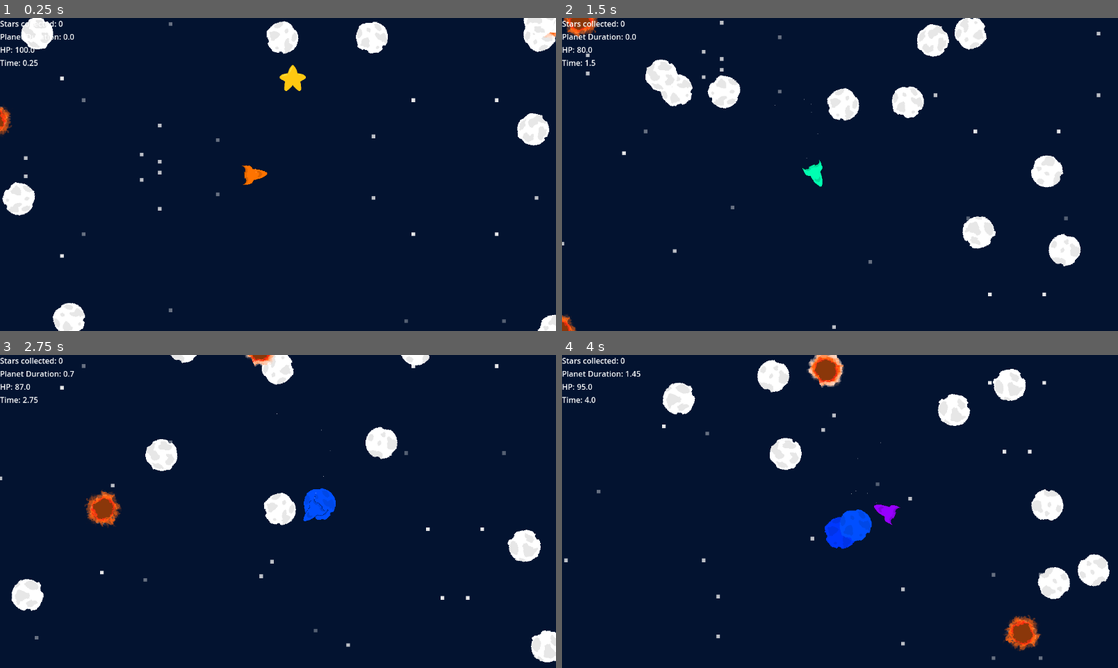
Above: before the commit, frames 1-4 (two rows, left to right).
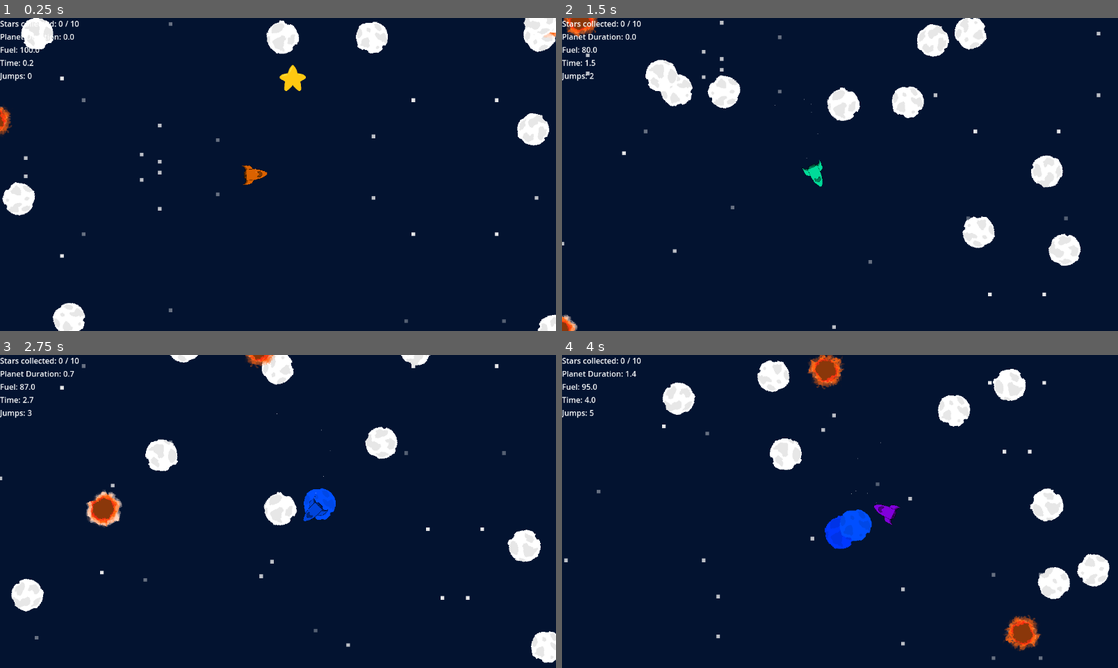
Above: after the commit, the same moments.

Repository: Setry/gj-solo
Game: Godot game, scene res://Scenes/MainTest.tscn
Same seed, same stepped clock (60 frames per second), same inputs: the game is played once before the commit and once after it.
Inputs:
- Up to frame 1 (0.25 s): no input
- Up to frame 2 (1.5 s): hold Space (press) 0.53-1.28 s; tap Space (press) at 1.35 s
- Up to frame 3 (2.75 s): hold Space (press) from 2.03 s (still down)
- Up to frame 4 (4 s): release Space (press) at 2.78 s; tap Space (press) at 2.85 s; hold Space (press) from 3.53 s (still down)

The runs differ from the first frame. In frame 1, 0.5% of the frame differs, in the area x 0-99%, y 0-100%; in frame 2, 0.6%; in frame 3, 1.1%, in the area x 0-100%, y 0-99%; in frame 4, 1.0%.

Commit message:
Add jump counter

Diff:
--- a/Scenes/UI.tscn
+++ b/Scenes/UI.tscn
@@ -28,6 +28,10 @@
 layout_mode = 2
 text = "0"
 
+[node name="Counter2" type="Label" parent="MarginContainer/VBoxContainer/HBoxContainer"]
+layout_mode = 2
+text = "/ 10"
+
 [node name="HBoxContainer2" type="HBoxContainer" parent="MarginContainer/VBoxContainer"]
 layout_mode = 2
 
@@ -44,9 +48,9 @@
 
 [node name="Label" type="Label" parent="MarginContainer/VBoxContainer/HBoxContainer3"]
 layout_mode = 2
-text = "HP:"
+text = "Fuel:"
 
-[node name="HP" type="Label" parent="MarginContainer/VBoxContainer/HBoxContainer3"]
+[node name="Fuel" type="Label" parent="MarginContainer/VBoxContainer/HBoxContainer3"]
 layout_mode = 2
 text = "0"
 
@@ -58,6 +62,17 @@
 text = "Time:"
 
 [node name="Timer" type="Label" parent="MarginContainer/VBoxContainer/HBoxContainer4"]
+layout_mode = 2
+text = "0"
+
+[node name="HBoxContainer5" type="HBoxContainer" parent="MarginContainer/VBoxContainer"]
+layout_mode = 2
+
+[node name="Label" type="Label" parent="MarginContainer/VBoxContainer/HBoxContainer5"]
+layout_mode = 2
+text = "Jumps:"
+
+[node name="Jumps" type="Label" parent="MarginContainer/VBoxContainer/HBoxContainer5"]
 layout_mode = 2
 text = "0"
 
--- a/assets/Player.tscn
+++ b/assets/Player.tscn
@@ -2,7 +2,7 @@
 
 [ext_resource type="Script" uid="uid://cvcpiokiqskau" path="res://scripts/Player.gd" id="1_16d5g"]
 [ext_resource type="Script" uid="uid://ce0pij7kw5fts" path="res://scripts/CharSprite.gd" id="2_16d5g"]
-[ext_resource type="Texture2D" uid="uid://dfn6p1lsccnb5" path="res://Sprites/Rocket3.png" id="2_ah03f"]
+[ext_resource type="Texture2D" uid="uid://dp6brjrcwu5f5" path="res://Sprites/Rocket4.png" id="2_ah03f"]
 
 [sub_resource type="CircleShape2D" id="CircleShape2D_e80uo"]
 radius = 30.0
--- a/scripts/Main.gd
+++ b/scripts/Main.gd
@@ -6,8 +6,9 @@
 var border_radius: float = 20
 var score: int
 var planet_duration: float
-var hp: float = 100
+var fuel: float = 100
 var timer: float = 0
+var jumps: int = 0
 
 func _ready() -> void:
 	bodyScene = load("res://assets/Body.tscn")
@@ -19,7 +20,7 @@
 		spawn_enemy()
 
 	starScene = load("res://assets/Star.tscn")
-	for i in 5:
+	for i in 1:
 		spawn_star()
 
 	_update_score()
@@ -88,8 +89,8 @@
 	pass
 
 func enemy_collided():
-	hp -= 20
-	if hp <= 0:
+	fuel -= 20
+	if fuel <= 0:
 		var lose = find_child("LoseContainer") as VBoxContainer
 		lose.visible = true
 		get_tree().paused = true
@@ -100,9 +101,13 @@
 	planet_duration += delta
 	_update_score()
 
-func add_hp(hp: float):
-	self.hp += hp
-	self.hp = min(100, self.hp)
+func add_fuel(fuel: float):
+	self.fuel += fuel
+	self.fuel = min(100, self.fuel)
+	_update_score()
+
+func jumped():
+	self.jumps += 1
 	_update_score()
 
 func _physics_process(delta: float) -> void:
@@ -114,10 +119,13 @@
 	counter.text = str(score)
 
 	var planet_duration_counter = self.find_child("PlanetDurationCounter", true, false)
-	planet_duration_counter.text = str(round(planet_duration * 1000) / 1000)
+	planet_duration_counter.text = str(round(planet_duration * 10) / 10)
 
-	var hp_indicator = self.find_child("HP", true, false)
-	hp_indicator.text = str(round(hp))
+	var fuel_indicator = self.find_child("Fuel", true, false)
+	fuel_indicator.text = str(round(fuel))
 
 	var timer = self.find_child("Timer", true, false)
-	timer.text = str(round(self.timer * 1000) / 1000)
+	timer.text = str(round(self.timer * 10) / 10)
+
+	var jumps = self.find_child("Jumps", true, false)
+	jumps.text = str(self.jumps)
--- a/scripts/Player.gd
+++ b/scripts/Player.gd
@@ -35,7 +35,7 @@
 		attach_offset *= 0.975
 		var main = get_tree().root.get_node("Node2D")
 		main.add_planet_duration(delta)
-		main.add_hp(delta * 10)
+		main.add_fuel(delta * 10)
 
 	var cam = get_tree().root.get_node("Node2D/Camera2D") as Camera2D
 	var vp = get_viewport_rect().size
@@ -48,6 +48,9 @@
 
 func _input(event: InputEvent) -> void:
 	if event.is_action_pressed("press"):
+		var main = get_tree().root.get_node("Node2D")
+		main.jumped()
+
 		if attached_to != null:
 			# Detach from node
 			attached_to = null
Binary file added: Sprites/Rocket4.png
Not shown, added: Sprites/Rocket4.png.import
Not shown, added: export_presets.cfg
Not shown, changed: .gitignore
